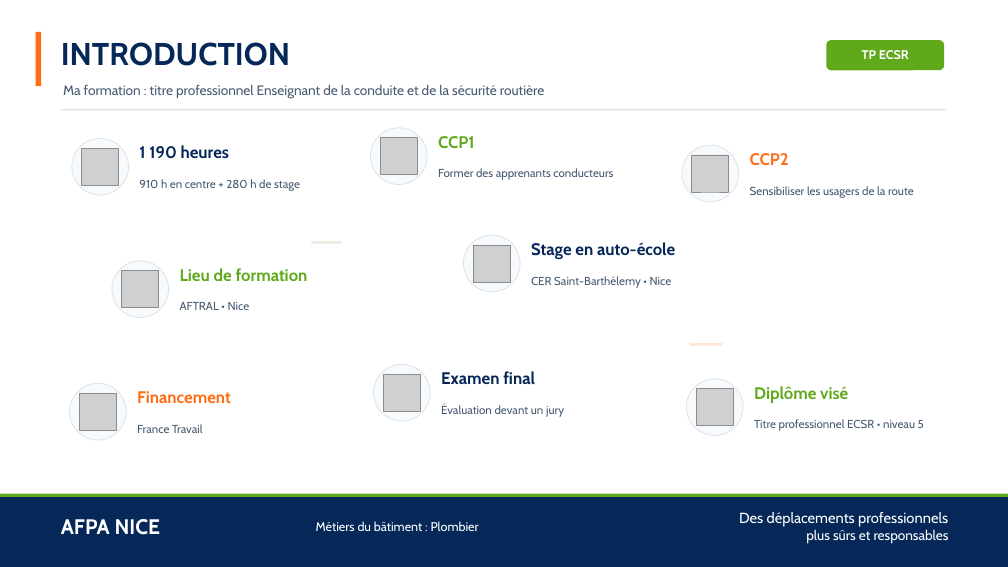
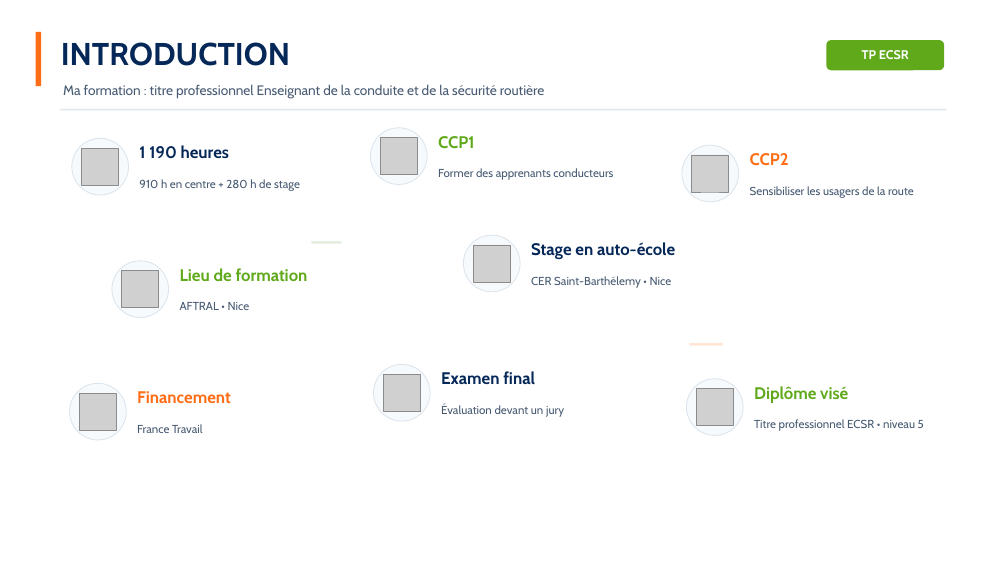
Before and after one commit to SamEva-dev/Memoir-TP-ECSR, a slide deck: slide 4 of Memoire_presentation.pptx. Drawn at 1008x567 pixels with LibreOffice and Linux fonts; fonts in the diff are those of the drawing; grey boxes stand for pictures; background and template pictures are left out. Boxes give left, top, right and bottom in pixels: in the first picture for what was removed or moved away, otherwise in the second. Text is boxed around its words. In the diff, an @@ line names an element or a change of style, - is before the commit and + after.

```diff
--- a/Memoire_presentation.pptx
+++ b/Memoire_presentation.pptx
@@ rectangle removed at (0, 495, 1008, 567) @@
@@ rectangle removed at (0, 494, 1008, 497) @@
@@ text removed at (61, 519, 161, 535) @@
-AFPA NICE
@@ text removed at (316, 521, 479, 531) @@
-Métiers du bâtiment : Plombier
@@ text removed at (739, 512, 949, 544) @@
-Des déplacements professionnels
-plus sûrs et responsables
```
Also in this commit, not shown: 15 other slides changed, 2 slides added, 2 slides removed, 23 other files.
